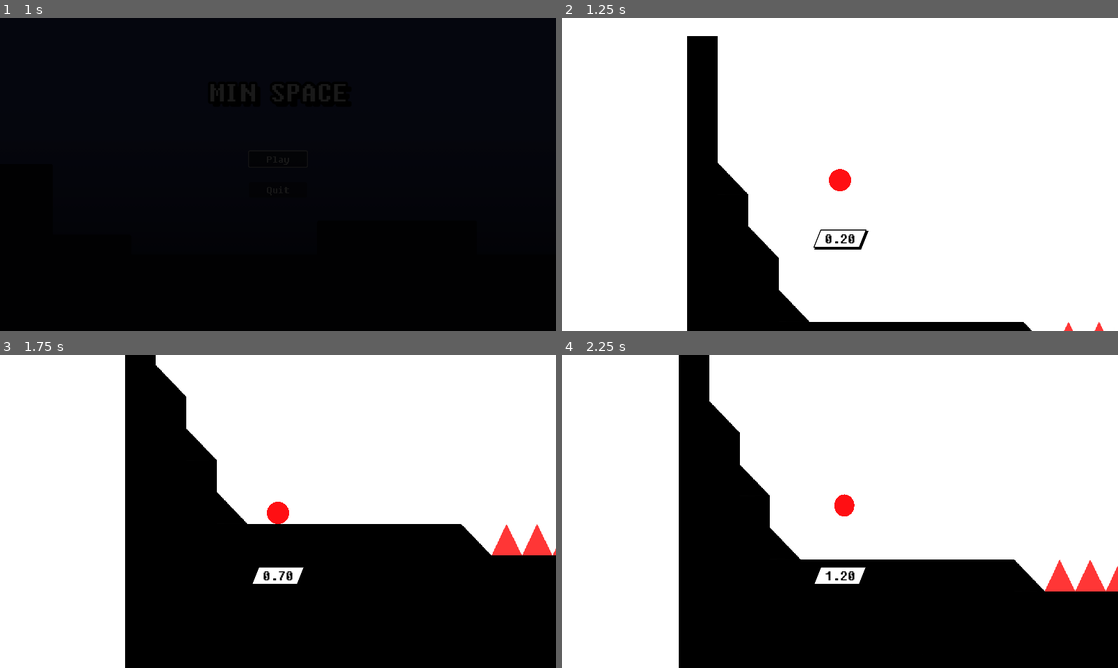
Above: before the commit, frames 1-4 (two rows, left to right).
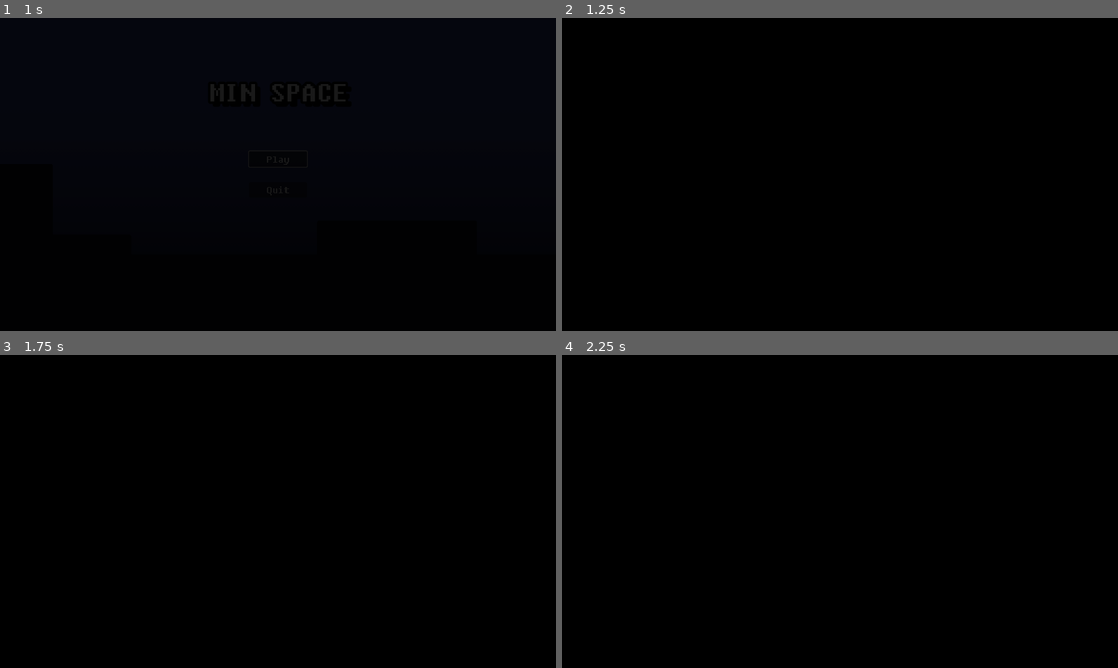
Above: after the commit, the same moments.

Repository: kagamiAL/CALHACKS_2024
Game: Godot game, scene res://scenes/Main/Main.tscn
Two runs of this game, one before a commit and one after it. Both use one fixed random seed, a clock stepped at 60 frames per second and the inputs below.
Inputs (mouse positions are in pixels of both pictures, inside the frame that each line leads up to):
- Up to frame 1 (1 s): click "Play" at 0.5 s
- Up to frame 2 (1.25 s): no input
- Up to frame 3 (1.75 s): click (278, 495) at 1.25 s, where only the run after the commit has a clickable "Play"
- Up to frame 4 (2.25 s): tap Enter (ui_accept) at 2 s; hold Right (ui_right) from 2.03 s (still down)

Frame 1 is identical in both runs. In frame 2, 89% of the frame differs, in the area x 0-100%, y 0-100%; in frame 3, 59%; in frame 4, 67%.
Error after the commit: Out of bounds get index '1' (on base: 'Dictionary') (res://scenes/Main/Game.gd:30)

Commit message:
Test Level 2

Diff:
--- a/scenes/Maps/Map01.tscn
+++ b/scenes/Maps/Map02.tscn
@@ -1,13 +1,13 @@
-[gd_scene load_steps=3 format=3 uid="uid://d3n5jhnl7phsy"]
+[gd_scene load_steps=3 format=3 uid="uid://da8d3wm31b5lq"]
 
-[ext_resource type="TileSet" uid="uid://83e6r7d4e13" path="res://scenes/Tiles/TileMap.tres" id="1_jran8"]
-[ext_resource type="PackedScene" uid="uid://cv1b38h0riay4" path="res://scenes/Player/Player.tscn" id="2_hrtao"]
+[ext_resource type="TileSet" uid="uid://83e6r7d4e13" path="res://scenes/Tiles/TileMap.tres" id="1_j14ab"]
+[ext_resource type="PackedScene" uid="uid://cv1b38h0riay4" path="res://scenes/Player/Player.tscn" id="2_4pwnd"]
 
-[node name="Map01" type="Node2D"]
+[node name="Map02" type="Node2D"]
 
 [node name="TileMap" type="TileMap" parent="."]
 scale = Vector2(0.987788, 1.02661)
-tile_set = ExtResource("1_jran8")
+tile_set = ExtResource("1_j14ab")
 format = 2
 layer_0/name = "Base"
 layer_0/tile_data = PackedInt32Array(327680, 1, 0, 327681, 1, 0, 327682, 1, 0, 327683, 1, 0, 327684, 1, 0, 327685, 1, 0 …(2812 unchanged characters)…
Not shown: 1 places in scenes/Maps/Map02.tscn that only renumber resources
